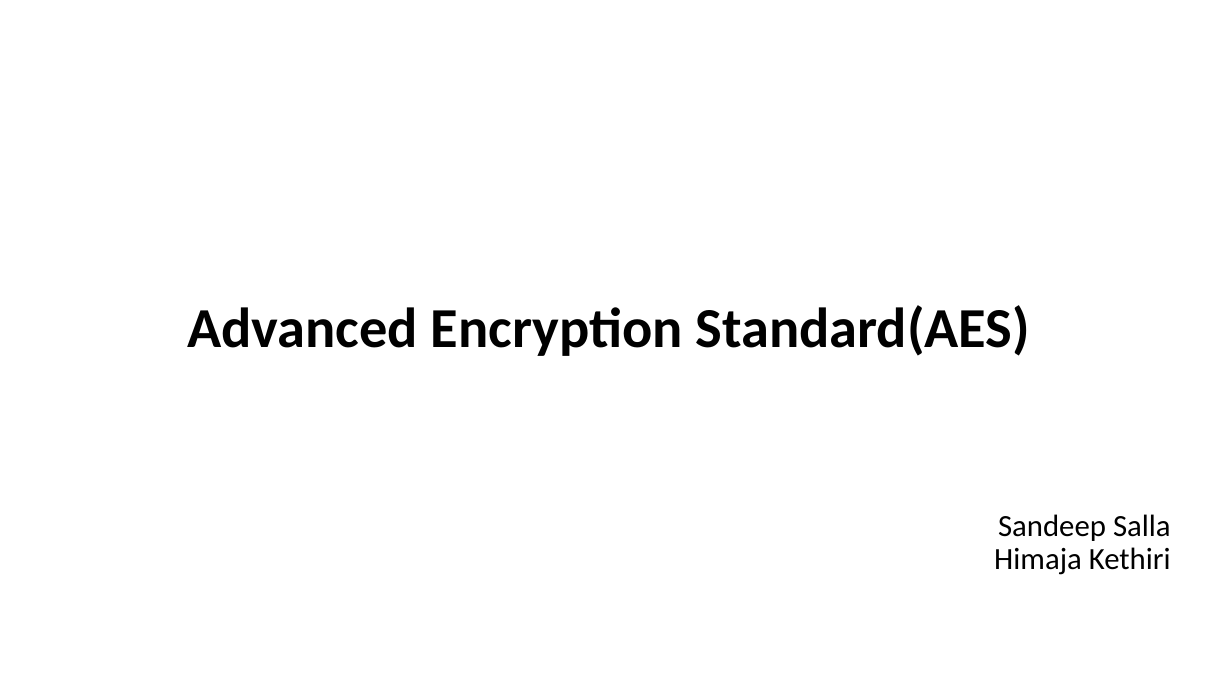
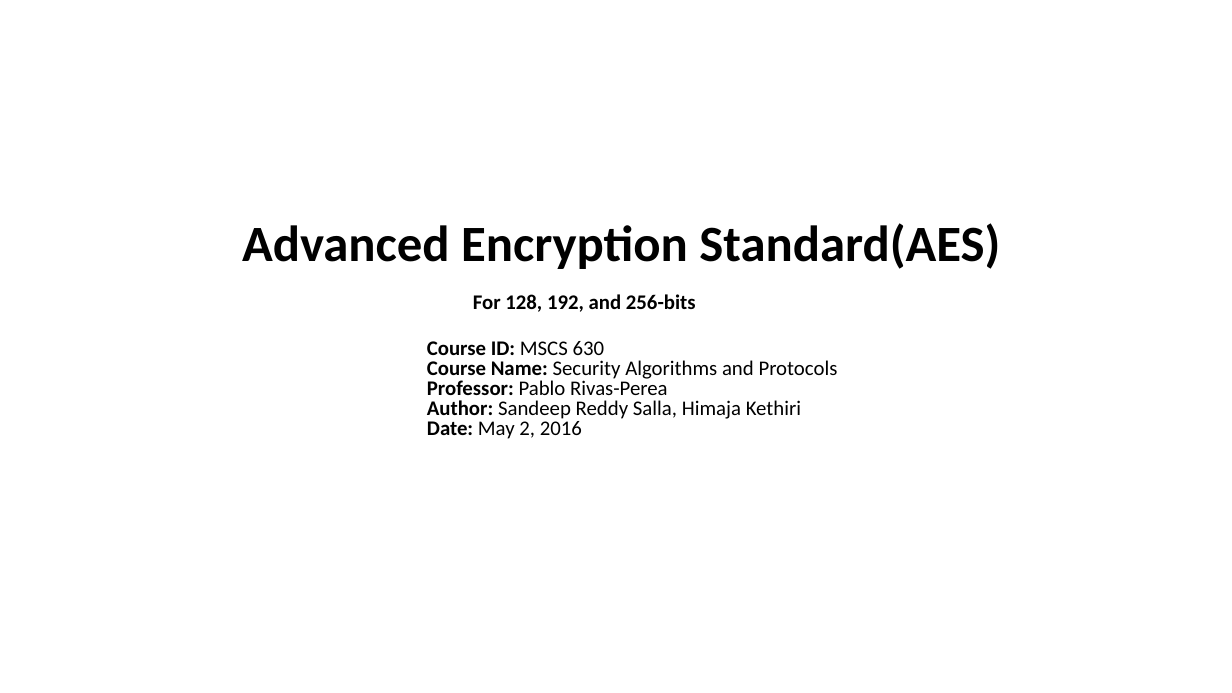
Before and after one commit to himajakethiri/securityalgorithm, a slide deck: slide 1 of Final Project/Advanced Encryption Standard(AES).pptx. Drawn at 1232x693 pixels with LibreOffice and Linux fonts; fonts in the diff are those of the drawing. Boxes give left, top, right and bottom in pixels: in the first picture for what was removed or moved away, otherwise in the second. Text is boxed around its words. In the diff, an @@ line names an element or a change of style, - is before the commit and + after.

```diff
--- a/Final Project/Advanced Encryption Standard(AES).pptx
+++ b/Final Project/Advanced Encryption Standard(AES).pptx
@@ title at (x1=242, y1=223, x2=1000, y2=439): text changed; size 44 to 16.2 pt @@
-Advanced Encryption Standard(AES)
+Advanced Encryption Standard(AES)
+For 128, 192, and 256-bits
+Course ID: MSCS 630
+Course Name: Security Algorithms and Protocols
+Professor: Pablo Rivas-Perea
+Author: Sandeep Reddy Salla, Himaja Kethiri
+Date: May 2, 2016
@@ subtitle removed at (x1=994, y1=514, x2=1171, y2=575) @@
-Sandeep Salla
-Himaja Kethiri
```
Also in this commit, not shown: 1 other slide changed, 1 slide added.
